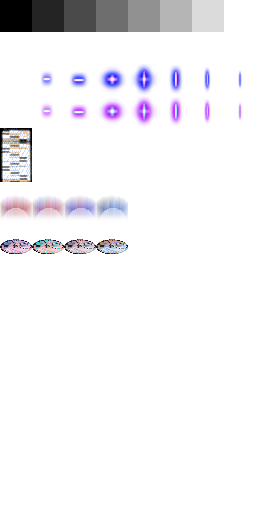
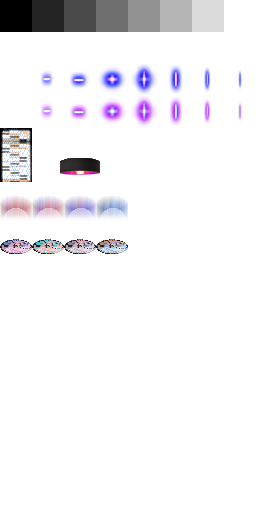
Revision of a layered 256px x 512px image; what changed, layer by layer:
painted on "BeamPlatform" over [60, 158, 100, 175]
added layer "beam_top" above "beam_wall" over [60, 158, 100, 175]
